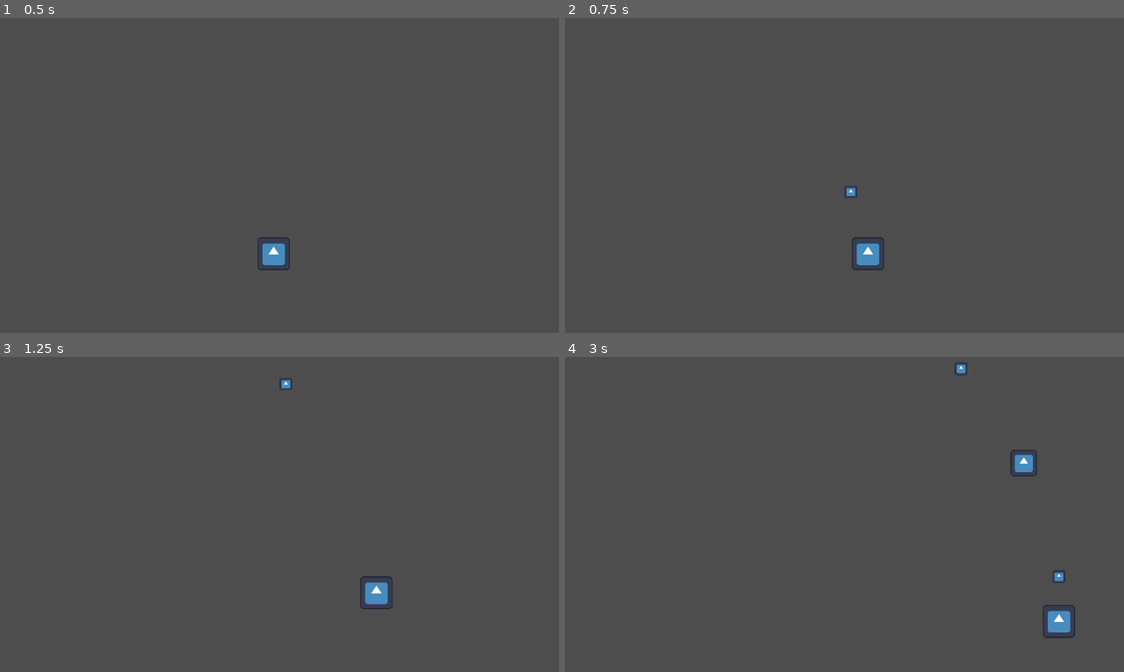
Above: before the commit, frames 1-4 (two rows, left to right).
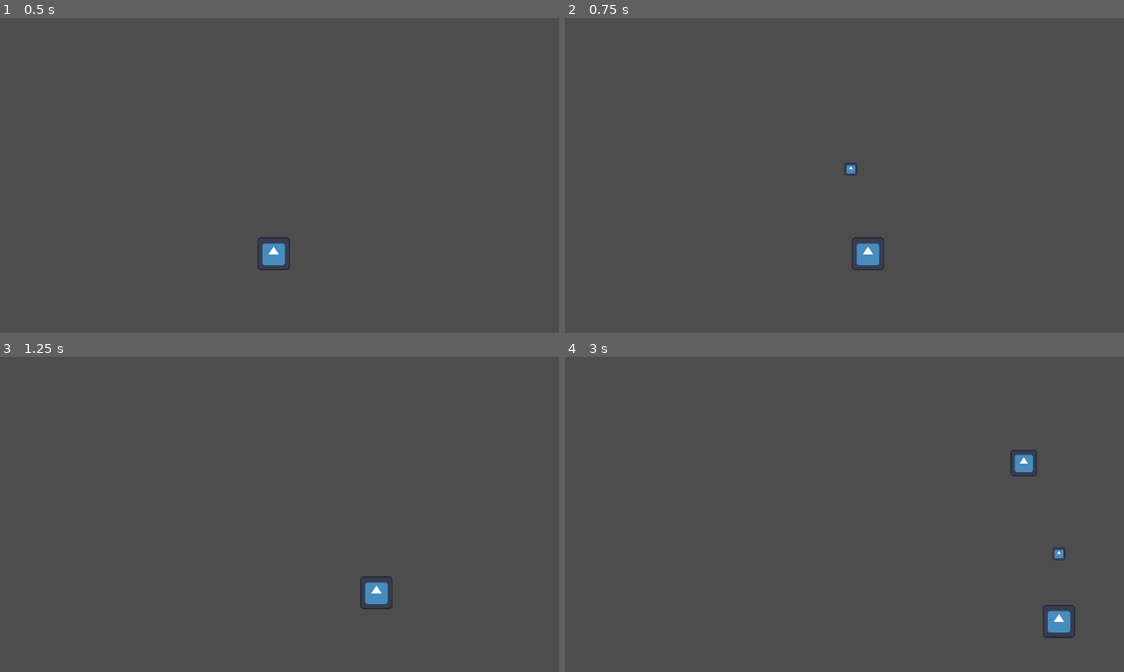
Above: after the commit, the same moments.

Repository: ccccalder/Fish-Game
Game: Godot game, scene res://World.tscn
Same seed, same stepped clock (60 frames per second), same inputs: the game is played once before the commit and once after it. The engine's default icon, where the game draws it, is replaced by a stand-in: a white triangle on a blue panel in a dark square.
Inputs:
- Up to frame 1 (0.5 s): no input
- Up to frame 2 (0.75 s): tap Enter at 0.5 s; hold Right (moveright) from 0.53 s (still down); tap Space (shoot) at 0.6 s
- Up to frame 3 (1.25 s): keep holding Right (moveright)
- Up to frame 4 (3 s): release Right (moveright) at 1.28 s; hold Down (movedown) 1.28-2.03 s; tap Space (shoot) at 1.35, 2.1, 2.85 s; hold Right (moveright) 2.03-2.78 s; hold Up (moveup) from 2.78 s (still down)

Frame 1 is identical in both runs. In frame 2, 0.1% of the frame differs, in the area x 50-53%, y 45-58%; in frame 3, less than 0.1%; in frame 4, 0.2%, in the area x 69-90%, y 1-72%.

Commit message:
added particles

Diff:
--- /dev/null
+++ b/Scenes/explosion_particles.tscn
@@ -0,0 +1,41 @@
+[gd_scene load_steps=6 format=3 uid="uid://dy25lehe4vsei"]
+
+[sub_resource type="Gradient" id="Gradient_o23vk"]
+colors = PackedColorArray(1, 0, 0, 1, 1, 0.90000004, 0, 0.28235295)
+
+[sub_resource type="GradientTexture1D" id="GradientTexture1D_x2sly"]
+gradient = SubResource("Gradient_o23vk")
+
+[sub_resource type="Curve" id="Curve_o23vk"]
+_limits = [0.0, 22.26, 0.0, 1.0]
+_data = [Vector2(0, 11.0868), 0.0, 0.0, 0, 0, Vector2(0.9551166, 0), 0.0, 0.0, 0, 0]
+point_count = 2
+
+[sub_resource type="CurveTexture" id="CurveTexture_x2sly"]
+curve = SubResource("Curve_o23vk")
+
+[sub_resource type="ParticleProcessMaterial" id="ParticleProcessMaterial_o23vk"]
+particle_flag_disable_z = true
+emission_shape_scale = Vector3(0.1, 0.1, 0.1)
+emission_shape = 1
+emission_sphere_radius = 0.01
+angle_min = 1.0728835e-05
+angle_max = 1.0728835e-05
+spread = 180.0
+initial_velocity_min = 50.0
+initial_velocity_max = 200.0
+gravity = Vector3(0, 0, 0)
+scale_curve = SubResource("CurveTexture_x2sly")
+color_ramp = SubResource("GradientTexture1D_x2sly")
+
+[node name="FishParticles" type="Node2D"]
+scale = Vector2(7.7392282, 7.7392282)
+
+[node name="Particles" type="GPUParticles2D" parent="."]
+scale = Vector2(-0.24744561, -0.24744561)
+emitting = false
+amount = 50
+lifetime = 0.89
+one_shot = true
+explosiveness = 1.0
+process_material = SubResource("ParticleProcessMaterial_o23vk")
--- a/Scenes/fish_enemy.tscn
+++ b/Scenes/fish_enemy.tscn
@@ -1,13 +1,17 @@
-[gd_scene load_steps=4 format=3 uid="uid://cqv0njf3fqm8d"]
+[gd_scene load_steps=5 format=3 uid="uid://cqv0njf3fqm8d"]
 
 [ext_resource type="Texture2D" uid="uid://bor7vawly2ivc" path="res://icon.svg" id="1_bytsc"]
 [ext_resource type="Script" uid="uid://kc1q5jee7n6s" path="res://fish_enemy.gd" id="1_q3mpm"]
+[ext_resource type="PackedScene" uid="uid://dy25lehe4vsei" path="res://Scenes/explosion_particles.tscn" id="2_1l3qh"]
 
 [sub_resource type="RectangleShape2D" id="RectangleShape2D_q3mpm"]
 
 [node name="FishEnemy" type="Area2D"]
 scale = Vector2(0.4193583, 0.4193583)
+collision_layer = 4
+collision_mask = 8
 script = ExtResource("1_q3mpm")
+explosionScene = ExtResource("2_1l3qh")
 
 [node name="Sprite2D" type="Sprite2D" parent="."]
 texture = ExtResource("1_bytsc")
@@ -20,4 +24,5 @@
 [node name="VisibleOnScreenEnabler2D" type="VisibleOnScreenEnabler2D" parent="."]
 scale = Vector2(nan, nan)
 
+[connection signal="area_entered" from="." to="." method="_on_area_entered"]
 [connection signal="screen_exited" from="VisibleOnScreenEnabler2D" to="." method="_on_visible_on_screen_enabler_2d_screen_exited"]
--- a/Scenes/projectile.tscn
+++ b/Scenes/projectile.tscn
@@ -6,11 +6,12 @@
 [sub_resource type="CircleShape2D" id="CircleShape2D_qxf0c"]
 radius = 65.12296
 
-[node name="projectile" type="Area2D"]
+[node name="projectile" type="Area2D" groups=["bullet"]]
 scale = Vector2(0.19999953, 0.19999953)
-collision_layer = 2
-collision_mask = 2
+collision_layer = 8
+collision_mask = 4
 script = ExtResource("1_qxf0c")
+speed = 1000.0
 
 [node name="Sprite2D" type="Sprite2D" parent="."]
 texture = ExtResource("1_a85iw")
--- a/fish_enemy.gd
+++ b/fish_enemy.gd
@@ -1,4 +1,6 @@
 extends Area2D
+
+@export var explosionScene: PackedScene
 
 @export var minSpeed: float = 150.0
 @export var maxSpeed: float = 300.0
@@ -19,3 +21,16 @@
 
 func _on_visible_on_screen_enabler_2d_screen_exited() -> void:
 	queue_free()
+
+
+func _on_area_entered(area: Area2D) -> void:# 1. Instantiate the Explosion
+	var explosion = explosionScene.instantiate()
+
+	explosion.global_position = global_position
+	var particles = explosion.get_node("Particles")
+	get_parent().add_child(explosion)
+	particles.emitting = true
+	if area.is_in_group("bullet"):
+		queue_free()
+
+	particles.finished.connect(explosion.queue_free)
--- a/project.godot
+++ b/project.godot
@@ -50,8 +50,10 @@
 
 [layer_names]
 
-2d_physics/layer_1="Default"
-2d_physics/layer_2="CanGetHit"
+2d_physics/layer_1="World"
+2d_physics/layer_2="Player"
+2d_physics/layer_3="Enemy"
+2d_physics/layer_4="Bullet"
 
 [rendering]
 
